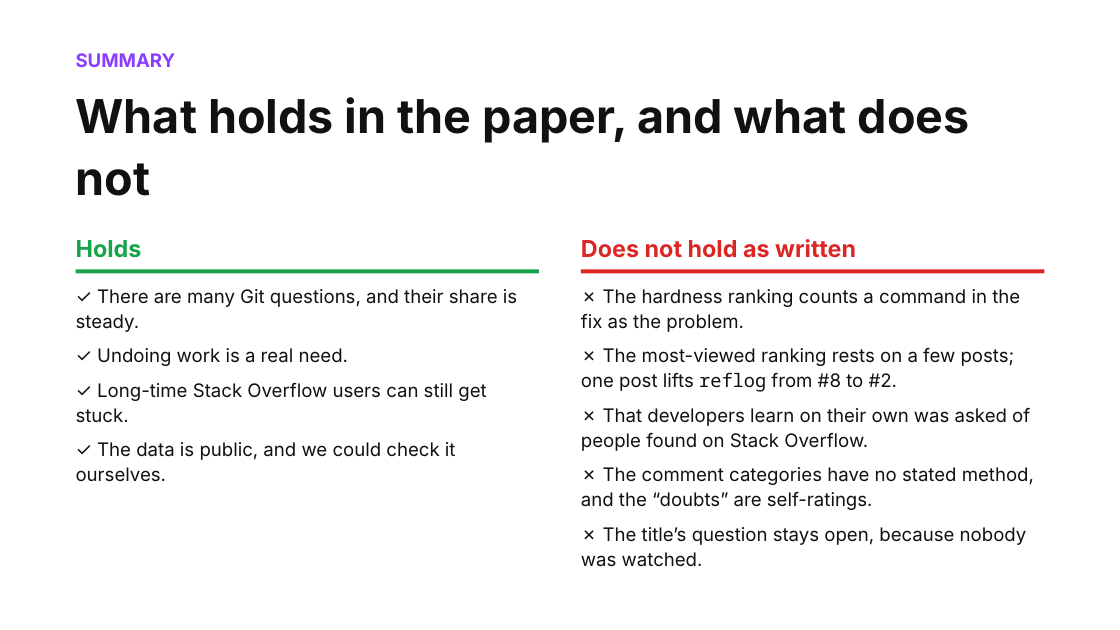
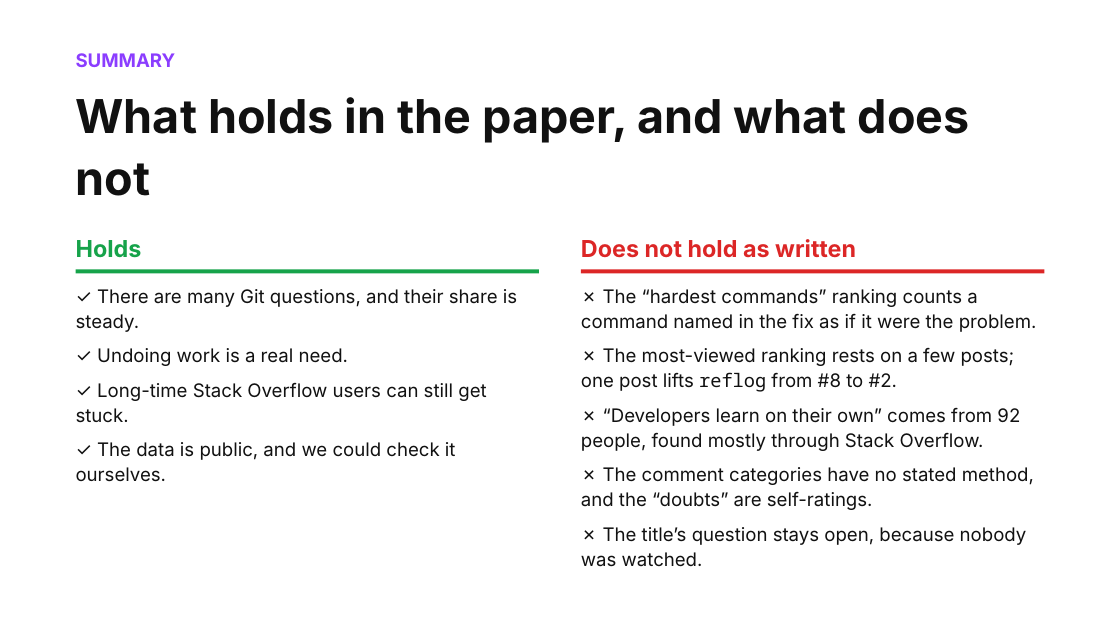
Before and after one commit to shubham3-ucb/cs294-pl, a slide deck: slide 17 of slides/thursday_app.pptx. Drawn at 1120x630 pixels with LibreOffice and Linux fonts; fonts in the diff are those of the drawing. Boxes give left, top, right and bottom in pixels: in the first picture for what was removed or moved away, otherwise in the second. Text is boxed around its words. In the diff, an @@ line names an element or a change of style, - is before the commit and + after.

```diff
--- a/slides/thursday_app.pptx
+++ b/slides/thursday_app.pptx
@@ text at <box>581,289,1037,332</box>: text changed @@
-✗ The hardness ranking counts a command in the fix as the problem.
+✗ The “hardest commands” ranking counts a command named in the fix as if it were the problem.
@@ text at <box>581,408,1020,451</box>: text changed @@
-✗ That developers learn on their own was asked of people found on Stack Overflow.
+✗ “Developers learn on their own” comes from 92 people, found mostly through Stack Overflow.
```
Also in this commit, not shown: 6 other slides changed, 13 other files.
